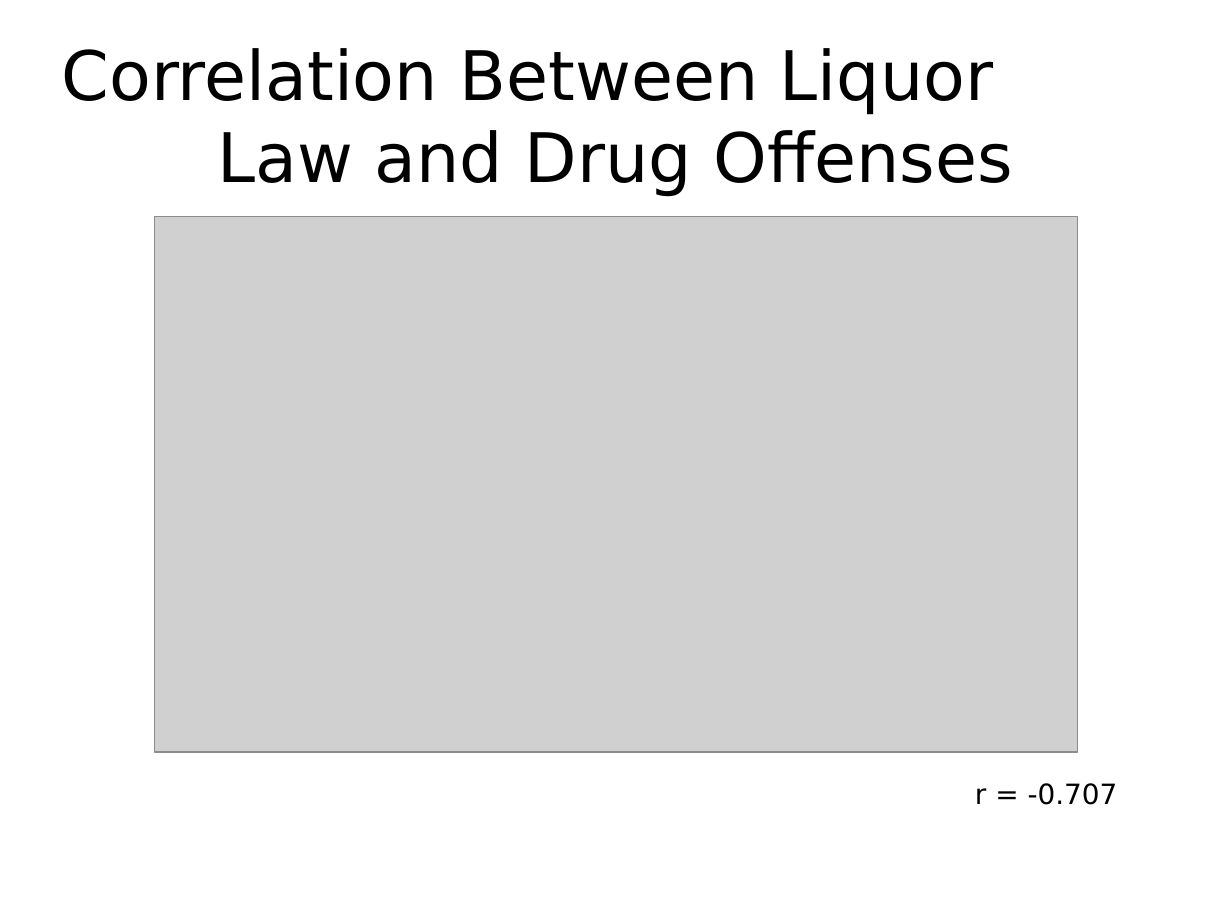
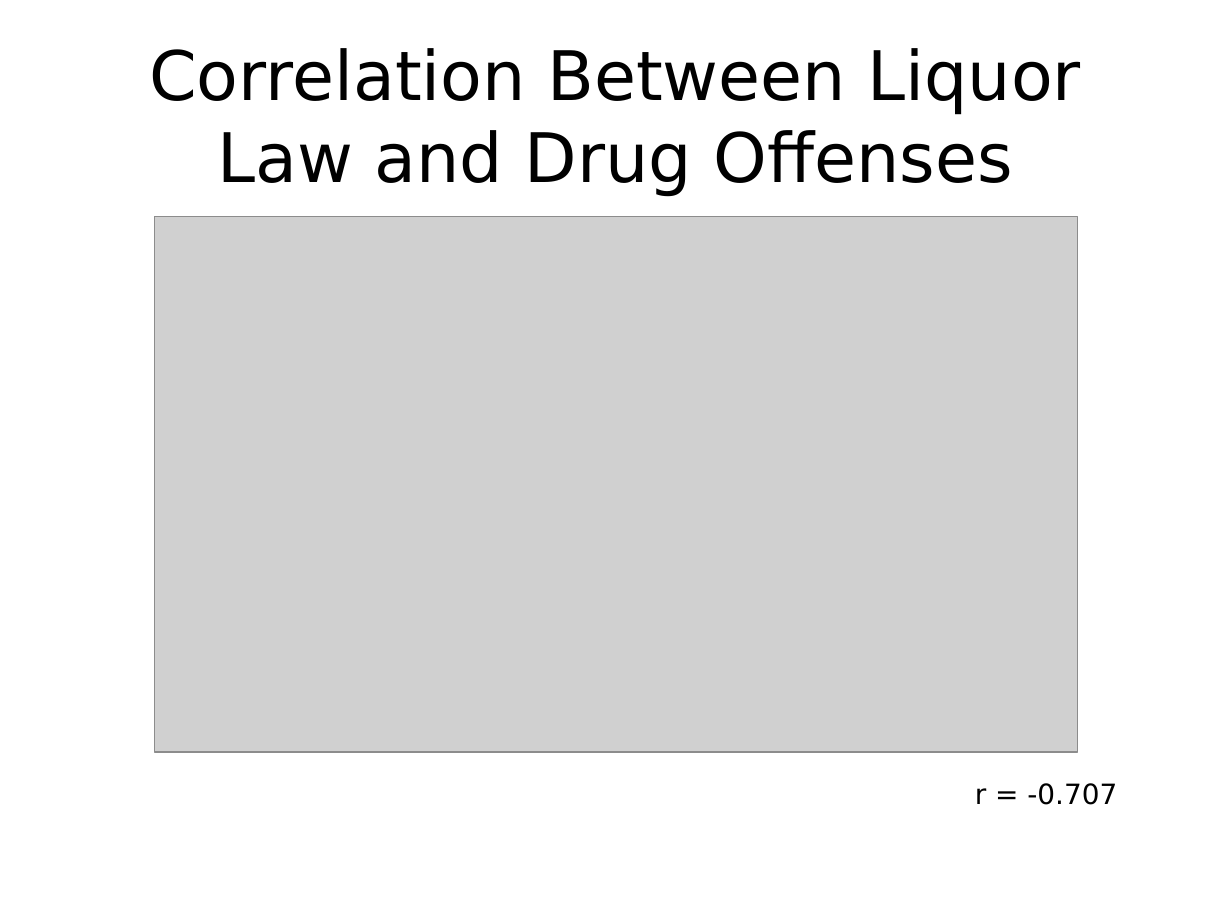
Before and after one commit to ptrbates/portland_crime_analysis, a slide deck: slide 10 of docs/Bates_presentation.pptx. Drawn at 1232x924 pixels with LibreOffice and Linux fonts; fonts in the diff are those of the drawing; grey boxes stand for pictures. Boxes give left, top, right and bottom in pixels: in the first picture for what was removed or moved away, otherwise in the second. Text is boxed around its words. In the diff, an @@ line names an element or a change of style, - is before the commit and + after.

```diff
--- a/docs/Bates_presentation.pptx
+++ b/docs/Bates_presentation.pptx
@@ text at (149,48,1081,196): text changed @@
-Correlation Between Liquor
-Law and Drug Offenses
+Correlation Between Liquor
+Law and Drug Offenses
```
Also in this commit, not shown: 7 other slides changed, 5 slides added, 10 other files.
